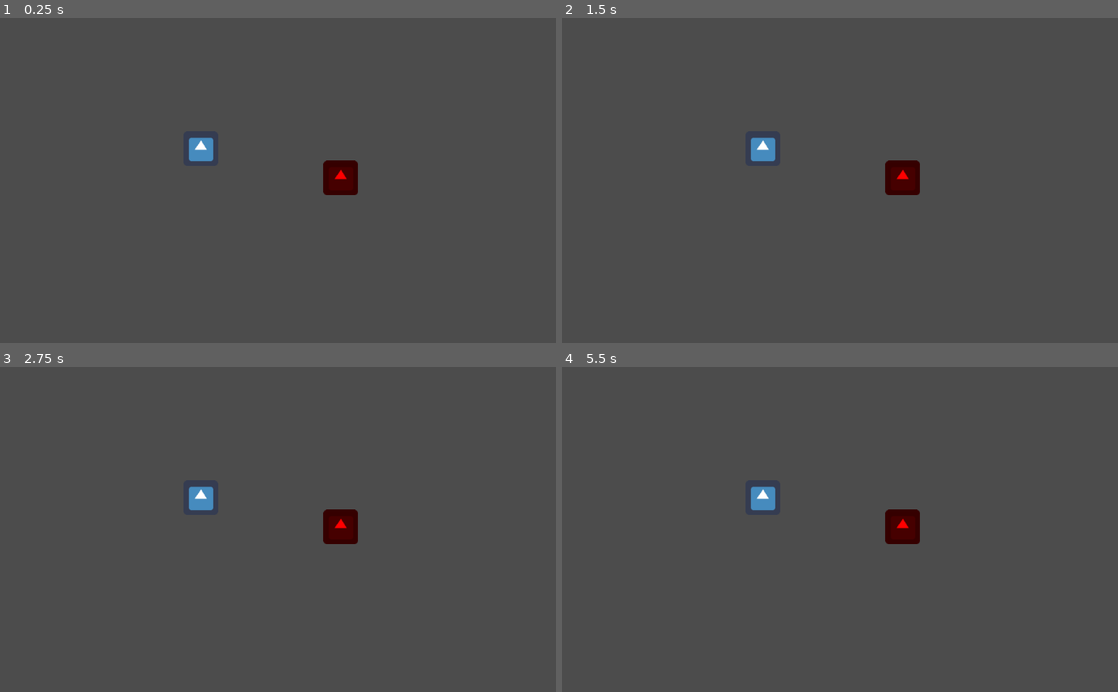
Above: before the commit, frames 1-4 (two rows, left to right).
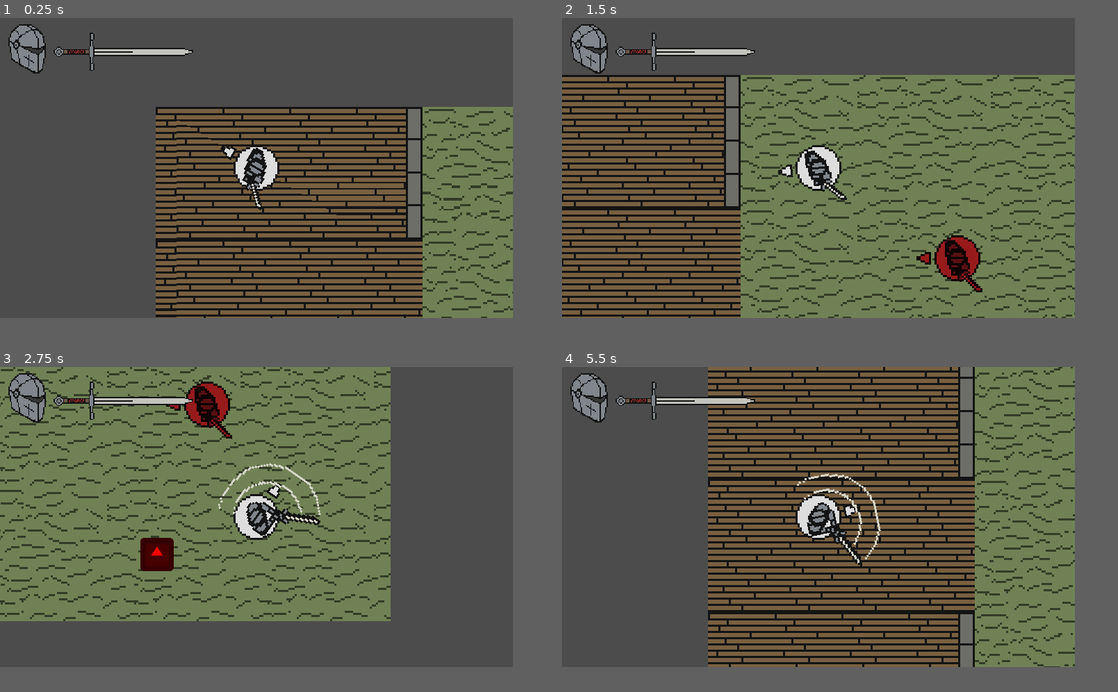
Above: after the commit, the same moments.

Repository: BGuerrero825/Slasher
Game: Godot game, scene res://Base.tscn
Two runs of this game, one before a commit and one after it. Both use one fixed random seed, a clock stepped at 60 frames per second and the inputs below. Before the commit the project has no main scene; this scene is started directly in both runs. The engine's default icon, where the game draws it, is replaced by a stand-in: a white triangle on a blue panel in a dark square.
Inputs (mouse positions are in pixels of both pictures, inside the frame that each line leads up to):
- Up to frame 1 (0.25 s): no input
- Up to frame 2 (1.5 s): tap Enter at 0.5 s; move the mouse to (962, 164) at 0.52 s; press the mouse at (962, 164) at 0.53 s; hold D (move_right, bound only after the commit) 0.53-1.28 s; move the mouse to (728, 196) at 1.27 s; release the mouse at (728, 196) at 1.28 s; hold S (move_down, bound only after the commit) from 1.28 s (still down); click (728, 196) at 1.35 s
- Up to frame 3 (2.75 s): move the mouse to (333, 458) at 2.02 s; release S (move_down, bound only after the commit) at 2.03 s; press the mouse at (333, 458) at 2.03 s; hold D (move_right, bound only after the commit) from 2.03 s (still down)
- Up to frame 4 (5.5 s): move the mouse to (812, 594) at 2.77 s; release D (move_right, bound only after the commit) at 2.78 s; release the mouse at (812, 594) at 2.78 s; hold Up (move_up, bound only after the commit) 2.78-3.53 s; click (812, 594) at 2.85 s; move the mouse to (1006, 578) at 3.52 s; press the mouse at (1006, 578) at 3.53 s; hold A (move_left, bound only after the commit) 3.53-5.03 s; move the mouse to (673, 480) at 4.27 s; release the mouse at (673, 480) at 4.28 s; click (673, 480) at 4.35 s; move the mouse to (867, 529) at 5.02 s; press the mouse at (867, 529) at 5.03 s; hold S (move_down, bound only after the commit) from 5.03 s (still down)
In our replay, the window is 800x468 before the commit and 738x432 after it. These sizes can differ from the game's own. Grey fills any space a smaller window leaves; there, only what the larger window draws over its background counts as a difference.

The runs differ from the first frame. In frame 1, 43% of the frame differs, in the area x 1-93%, y 1-93%; in frame 2, 70%, in the area x 0-93%, y 1-93%; in frame 3, 55%; in frame 4, 62%.

Commit message:
brian art stuff

Diff:
--- a/Base.tscn
+++ b/Base.tscn
@@ -1,14 +1,48 @@
-[gd_scene load_steps=2 format=2]
+[gd_scene load_steps=6 format=2]
 
 [ext_resource path="res://icon.png" type="Texture" id=1]
+[ext_resource path="res://character.tscn" type="PackedScene" id=2]
+[ext_resource path="res://character_controller.gd" type="Script" id=3]
+[ext_resource path="res://temp_background.png" type="Texture" id=4]
+[ext_resource path="res://temp_gui.png" type="Texture" id=5]
 
 [node name="Base" type="Node2D"]
 
-[node name="icon" type="Sprite" parent="."]
-position = Vector2( 369.794, 241.273 )
-texture = ExtResource( 1 )
+[node name="background" type="Sprite" parent="."]
+texture = ExtResource( 4 )
+centered = false
 
 [node name="icon2" type="Sprite" parent="."]
 modulate = Color( 1, 0, 0, 1 )
-position = Vector2( 627.447, 295.378 )
+position = Vector2( 208, 160 )
+scale = Vector2( 0.25, 0.25 )
 texture = ExtResource( 1 )
+
+[node name="enemy" parent="." instance=ExtResource( 2 )]
+modulate = Color( 0.682353, 0.12549, 0.12549, 1 )
+position = Vector2( 232, 88 )
+rotation = -3.14159
+
+[node name="Player" parent="." instance=ExtResource( 2 )]
+position = Vector2( 48.25, 29.5 )
+script = ExtResource( 3 )
+
+[node name="Camera2D" type="Camera2D" parent="Player"]
+current = true
+
+[node name="GUI" type="MarginContainer" parent="Player/Camera2D"]
+anchor_top = 0.5
+anchor_bottom = 0.5
+margin_left = -120.25
+margin_top = -69.5
+margin_right = 42.75
+margin_bottom = -23.5
+rect_scale = Vector2( 0.556556, 0.559209 )
+__meta__ = {
+"_edit_use_anchors_": false
+}
+
+[node name="TextureRect" type="TextureRect" parent="Player/Camera2D/GUI"]
+margin_right = 163.0
+margin_bottom = 46.0
+texture = ExtResource( 5 )
--- /dev/null
+++ b/character.tscn
@@ -0,0 +1,27 @@
+[gd_scene load_steps=5 format=2]
+
+[ext_resource path="res://knight.png" type="Texture" id=1]
+[ext_resource path="res://direction_indicator.png" type="Texture" id=2]
+[ext_resource path="res://character_plate.png" type="Texture" id=3]
+
+[sub_resource type="CircleShape2D" id=1]
+
+[node name="character" type="KinematicBody2D"]
+
+[node name="base" type="Sprite" parent="."]
+show_behind_parent = true
+texture = ExtResource( 3 )
+
+[node name="center" type="Position2D" parent="base"]
+
+[node name="direction" type="Sprite" parent="base/center"]
+position = Vector2( 16, 0 )
+texture = ExtResource( 2 )
+
+[node name="sprite" type="Sprite" parent="base/center"]
+texture = ExtResource( 1 )
+vframes = 2
+hframes = 4
+
+[node name="CollisionShape2D" type="CollisionShape2D" parent="."]
+shape = SubResource( 1 )
--- /dev/null
+++ b/character_controller.gd
@@ -0,0 +1,40 @@
+extends KinematicBody2D
+
+
+#movement constants
+export var MAX_SPEED = 150
+export var ACCELERATION = 1000
+export var FRICTION = 750
+
+var velocity = Vector2.ZERO
+var mouse_angle = 0.0
+onready var center = $base/center
+onready var sprite = $base/center/sprite
+
+func _ready():
+	pass # Replace with function body.
+
+func _process(delta):
+	#shity attack anim logic
+	if Input.is_action_pressed("attack"):
+		sprite.frame = 1
+	else:
+		sprite.frame = 0
+	#set input vector based on input strength from x axis (a/d) and y axis (w/s)
+	var input_vector = Vector2.ZERO
+	input_vector.x = Input.get_action_strength("move_right") - Input.get_action_strength("move_left")
+	input_vector.y = Input.get_action_strength("move_down") - Input.get_action_strength("move_up")
+	input_vector = input_vector.normalized()
+	if input_vector != Vector2.ZERO:
+		velocity = velocity.move_toward(input_vector * MAX_SPEED, ACCELERATION * delta)
+	else:
+		velocity = velocity.move_toward(Vector2.ZERO, FRICTION * delta)
+	move()
+	orient()
+
+func move():
+	velocity = move_and_slide(velocity)
+
+func orient():
+	mouse_angle = rad2deg(self.get_global_transform().get_origin().angle_to_point(get_global_mouse_position()))
+	self.get_node("base/center").rotation_degrees = mouse_angle - 180
--- a/project.godot
+++ b/project.godot
@@ -16,7 +16,72 @@
 [application]
 
 config/name="Slasher"
+run/main_scene="res://Base.tscn"
 config/icon="res://icon.png"
+
+[display]
+
+window/size/width=246
+window/size/height=144
+window/size/test_width=1280
+window/size/test_height=720
+window/stretch/mode="2d"
+window/stretch/aspect="expand"
+
+[importer_defaults]
+
+texture={
+"compress/bptc_ldr": 0,
+"compress/hdr_mode": 0,
+"compress/lossy_quality": 0.7,
+"compress/mode": 0,
+"compress/normal_map": 0,
+"detect_3d": false,
+"flags/anisotropic": false,
+"flags/filter": false,
+"flags/mipmaps": false,
+"flags/repeat": 0,
+"flags/srgb": 2,
+"process/HDR_as_SRGB": false,
+"process/fix_alpha_border": true,
+"process/invert_color": false,
+"process/premult_alpha": false,
+"size_limit": 0,
+"stream": false,
+"svg/scale": 1.0
+}
+
+[input]
+
+move_up={
+"deadzone": 0.5,
+"events": [ Object(InputEventKey,"resource_local_to_scene":false,"resource_name":"","device":0,"alt":false,"shift":false,"control":false,"meta":false,"command":false,"pressed":false,"scancode":16777232,"unicode":0,"echo":false,"script":null)
+, Object(InputEventKey,"resource_local_to_scene":false,"resource_name":"","device":0,"alt":false,"shift":false,"control":false,"meta":false,"command":false,"pressed":false,"scancode":87,"unicode":0,"echo":false,"script":null)
+ ]
+}
+move_right={
+"deadzone": 0.5,
+"events": [ Object(InputEventKey,"resource_local_to_scene":false,"resource_name":"","device":0,"alt":false,"shift":false,"control":false,"meta":false,"command":false,"pressed":false,"scancode":68,"unicode":0,"echo":false,"script":null)
+, Object(InputEventKey,"resource_local_to_scene":false,"resource_name":"","device":0,"alt":false,"shift":false,"control":false,"meta":false,"command":false,"pressed":false,"scancode":16777233,"unicode":0,"echo":false,"script":null)
+ ]
+}
+move_down={
+"deadzone": 0.5,
+"events": [ Object(InputEventKey,"resource_local_to_scene":false,"resource_name":"","device":0,"alt":false,"shift":false,"control":false,"meta":false,"command":false,"pressed":false,"scancode":83,"unicode":0,"echo":false,"script":null)
+, Object(InputEventKey,"resource_local_to_scene":false,"resource_name":"","device":0,"alt":false,"shift":false,"control":false,"meta":false,"command":false,"pressed":false,"scancode":16777234,"unicode":0,"echo":false,"script":null)
+ ]
+}
+move_left={
+"deadzone": 0.5,
+"events": [ Object(InputEventKey,"resource_local_to_scene":false,"resource_name":"","device":0,"alt":false,"shift":false,"control":false,"meta":false,"command":false,"pressed":false,"scancode":65,"unicode":0,"echo":false,"script":null)
+, Object(InputEventKey,"resource_local_to_scene":false,"resource_name":"","device":0,"alt":false,"shift":false,"control":false,"meta":false,"command":false,"pressed":false,"scancode":16777231,"unicode":0,"echo":false,"script":null)
+ ]
+}
+attack={
+"deadzone": 0.5,
+"events": [ Object(InputEventMouseButton,"resource_local_to_scene":false,"resource_name":"","device":0,"alt":false,"shift":false,"control":false,"meta":false,"command":false,"button_mask":0,"position":Vector2( 0, 0 ),"global_position":Vector2( 0, 0 ),"factor":1.0,"button_index":1,"pressed":false,"doubleclick":false,"script":null)
+ ]
+}
 
 [rendering]
 
Binary file added: character_plate.png
Not shown, added: character_plate.png.import
Binary file added: direction_indicator.png
Not shown, added: direction_indicator.png.import
Binary file added: knight.png
Not shown, added: knight.png.import
Binary file added: mockup.ase
Binary file added: temp_background.png
Not shown, added: temp_background.png.import
Binary file added: temp_gui.png
Not shown, added: temp_gui.png.import
